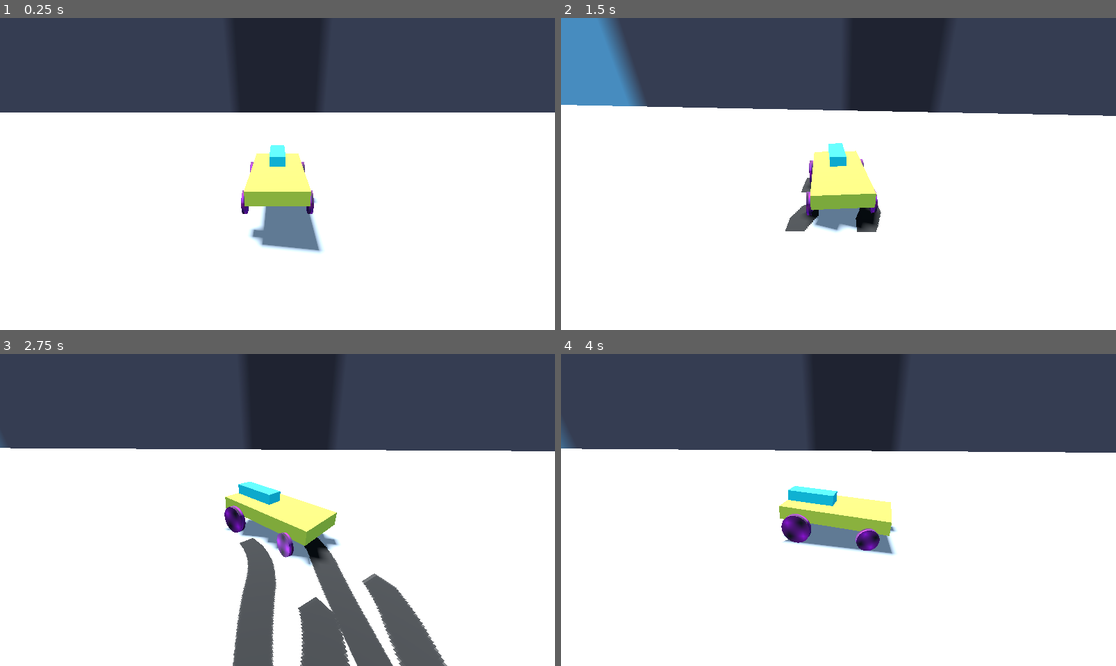
Above: before the commit, frames 1-4 (two rows, left to right).
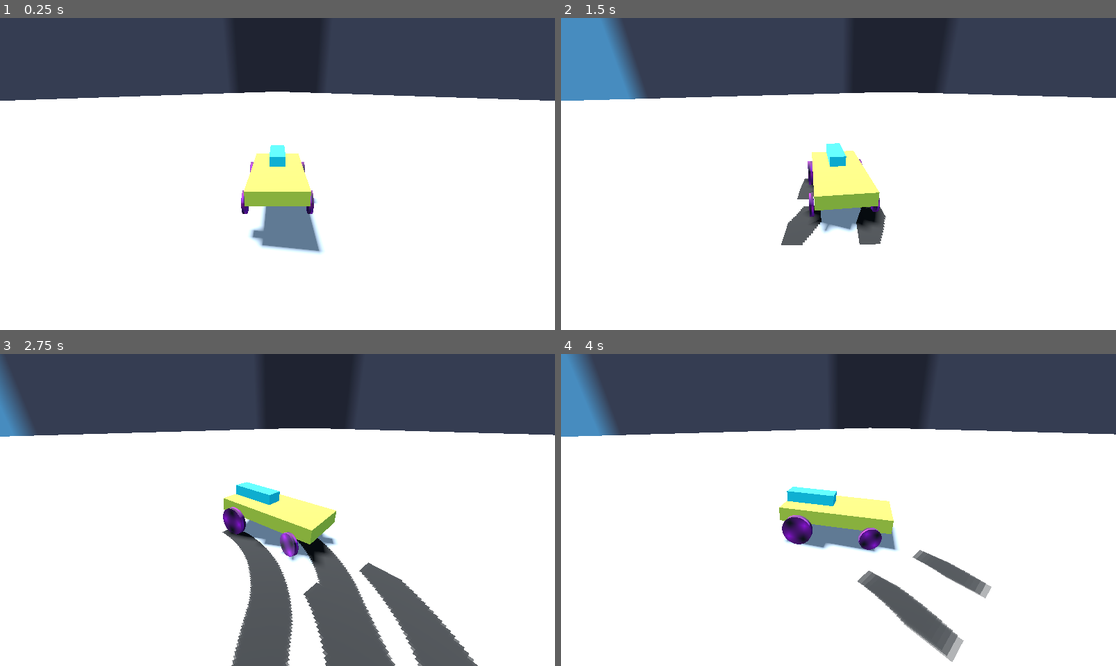
Above: after the commit, the same moments.

Repository: FunnyName00/car_system_godot
Game: Godot game, scene res://Scenes/main.tscn
The game is run twice, just before and just after one commit, with the same random seed, the same clock (stepped at 60 frames per second) and the same inputs. The engine's default icon, where the game draws it, is replaced by a stand-in: a white triangle on a blue panel in a dark square.
Inputs (mouse positions are in pixels of both pictures, inside the frame that each line leads up to):
- Up to frame 1 (0.25 s): no input
- Up to frame 2 (1.5 s): move the mouse to (960, 158) at 0.52 s; hold D (turn_right) 0.53-1.28 s; hold S (decelerate) 0.53-1.28 s; move the mouse to (727, 189) at 1.27 s; hold Space (handbrake) from 1.28 s (still down); tap S (decelerate) at 1.35 s
- Up to frame 3 (2.75 s): move the mouse to (333, 441) at 2.02 s; release Space (handbrake) at 2.03 s; hold D (turn_right) from 2.03 s (still down); hold S (decelerate) from 2.03 s (still down)
- Up to frame 4 (4 s): move the mouse to (810, 572) at 2.77 s; release D (turn_right) at 2.78 s; release S (decelerate) at 2.78 s; hold W (accelerate) 2.78-3.53 s; tap S (decelerate) at 2.85 s; move the mouse to (1005, 556) at 3.52 s; hold A (turn_left) from 3.53 s (still down); hold S (decelerate) from 3.53 s (still down)

The runs differ from the first frame. In frame 1, 5.3% of the frame differs, in the area x 0-100%, y 23-75%; in frame 2, 5.7%; in frame 3, 13%, in the area x 0-100%, y 0-100%; in frame 4, 13%.

Commit message:
stopping skid marks when in the air and added small ramp on map

Diff:
--- a/Scenes/car.tscn
+++ b/Scenes/car.tscn
@@ -68,6 +68,7 @@
 acceleration = 800.0
 max_speed = 60.0
 accel_curve = SubResource("Curve_yi23e")
+tire_turn_speed = 20.0
 skid_marks = [NodePath("SkidMarks/GPUParticles3D"), NodePath("SkidMarks/GPUParticles3D2"), NodePath("SkidMarks/GPUParticles3D3"), NodePath("SkidMarks/GPUParticles3D4")]
 
 [node name="CarMesh" type="MeshInstance3D" parent="." unique_id=906124746]
--- a/Scenes/main.tscn
+++ b/Scenes/main.tscn
@@ -30,14 +30,20 @@
 [node name="Car" parent="." unique_id=808835480 instance=ExtResource("1_jjgbg")]
 transform = Transform3D(1, 0, 0, 0, 1, 0, 0, 0, 1, 0, 1.9202416, -106.20232)
 mass = 50.0
+acceleration = 1000.0
+tire_turn_speed = 2.0
 
 [node name="Floor" type="Node3D" parent="." unique_id=2031093265]
 transform = Transform3D(300, 0, 0, 0, 300, 0, 0, 0, 300, 0, 0, 0)
 
 [node name="CSGBox3D" type="CSGBox3D" parent="Floor" unique_id=1808207435]
-transform = Transform3D(1, 0, 0, 0, 1, 0, 0, 0, 1, 0, -0.5, 0)
+transform = Transform3D(0.99999994, 0, 0, 0, 0.99999994, 0, 0, 0, 1463.7875, 0, -0.49999997, 0)
 use_collision = true
 material = SubResource("StandardMaterial3D_bo1nx")
 
+[node name="CSGBox3D2" type="CSGBox3D" parent="Floor" unique_id=632994173]
+transform = Transform3D(-0.045546334, -0.013704651, -0.011017013, -0.017100692, 0.036501255, 0.02934294, 3.6873055e-17, 0.12269404, -0.009960044, 0, -0.0060340688, 0.70115757)
+use_collision = true
+
 [node name="WorldEnvironment" type="WorldEnvironment" parent="." unique_id=124334381]
 environment = SubResource("Environment_8gbba")
--- a/Scenes/raycastCar.gd
+++ b/Scenes/raycastCar.gd
@@ -12,7 +12,7 @@
 var motor_input := 0
 var hand_brake := false
 var is_slipping := false
-
+var grounded := false
 
 func _unhandled_input(event: InputEvent) -> void:
 	if event.is_action_pressed("handbrake"):
@@ -28,10 +28,10 @@
 	var turn_input := Input.get_axis("turn_right", "turn_left") * tire_turn_speed
 
 	if turn_input:
-		$WheelFL.rotation.y = clampf(turn_input * 10 * delta,
-		deg_to_rad(-tire_max_turn_degrees), deg_to_rad(tire_max_turn_degrees))
-		$WheelFR.rotation.y = clampf(turn_input * 10 * delta,
-		deg_to_rad(-tire_max_turn_degrees), deg_to_rad(tire_max_turn_degrees))
+		$WheelFL.rotation.y = move_toward($WheelFL.rotation.y,clampf(turn_input * 10 * delta,
+		deg_to_rad(-tire_max_turn_degrees), deg_to_rad(tire_max_turn_degrees)), tire_turn_speed * delta )
+		$WheelFR.rotation.y = move_toward($WheelFR.rotation.y,clampf(turn_input * 10 * delta,
+				deg_to_rad(-tire_max_turn_degrees), deg_to_rad(tire_max_turn_degrees)), tire_turn_speed * delta )
 
 	else:
 		$WheelFL.rotation.y = move_toward($WheelFL.rotation.y, 0, tire_turn_speed * delta)
@@ -41,11 +41,15 @@
 
 func _physics_process(_delta: float) -> void:
 	_basic_steering_rotation(_delta)
-	var grounded := false
+	grounded = false
 	var id := 0
 	for wheel in wheels:
 		if wheel.is_colliding():
 			grounded = true
+
+		if not grounded:
+			skid_marks[id].emitting = false
+
 		wheel.force_raycast_update()
 		_do_single_wheel_suspension(wheel)
 		_do_single_wheel_acceleration(wheel)
@@ -55,6 +59,7 @@
 	if grounded :
 		center_of_mass = Vector3.ZERO
 	else:
+
 		center_of_mass_mode = RigidBody3D.CENTER_OF_MASS_MODE_CUSTOM
 		center_of_mass = Vector3.DOWN * 0.5
 
@@ -73,6 +78,7 @@
 	var x_traction := ray.grip_curve.sample_baked(grip_factor)
 
 	# Skid marks
+
 	skid_marks[idx].global_position = ray.get_collision_point() + Vector3.UP * 0.01
 	skid_marks[idx].look_at(skid_marks[idx].global_position + global_basis.z)
 
